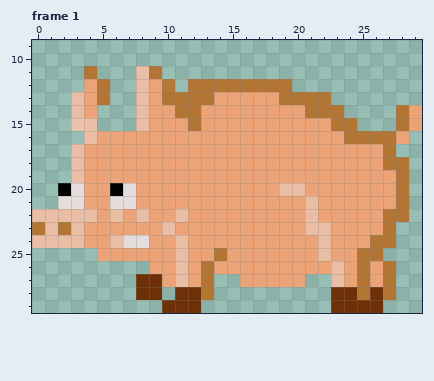
Animated GIF sprite, stored at data/enemies/evilpig.gif. The first picture shows the starting point.
The file is 30x30 pixels, 2 frames. Colours within 5 levels of each other are drawn and written as one. Shown: frame 1: x 0..29, y 9..29. The commit also changed other frames, which this record leaves out.
Now the later version:
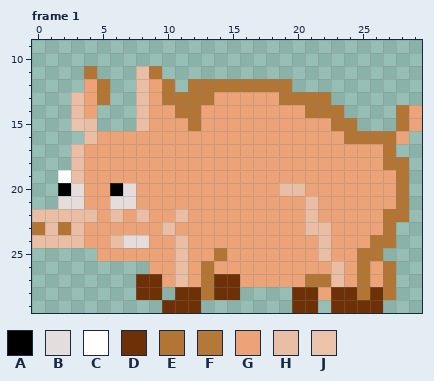
Palette (. is transparent): A #000000  B #e5dcdc  C #ffffff  D #6e3006  E #b27533  F #b47939  G #eca377  H #e9bea4  J #ebc3aa
Changes in this commit:
Frame 1:
The author put colour C in row 19 at x 2.
The author put colour D in row 27 at x 14 to 15; in row 28 at x 14 to 15 and 20 to 21; in row 29 at x 20 to 21.
The author put colour E in row 27 at x 21 to 22.
Colour F becomes colour E in row 12 at x 10.
The author put colour G in row 28 at x 22.
Pixel boxes of the changes (left, top, right, bottom) in both pictures:
changed: (162, 79, 175, 92)
added: (58, 170, 71, 183)
added: (214, 274, 331, 313)
